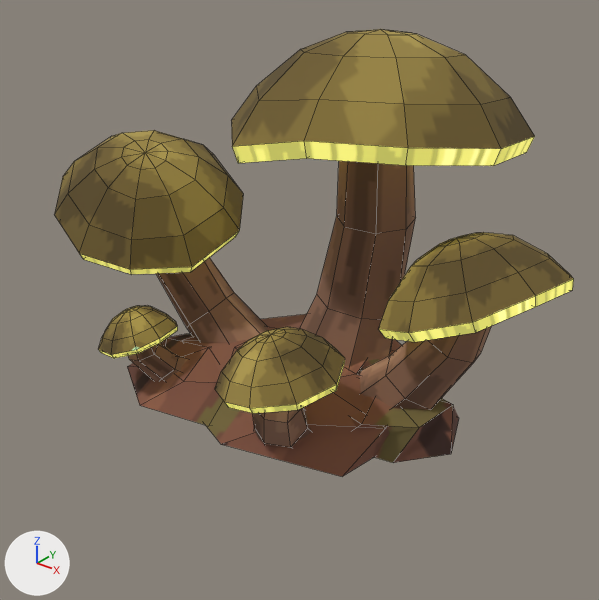
An edit to the FBX model output/anthill/models-v1/AN38-glow-cluster/SM_AN38_GlowCluster.fbx, drawn before and after from the same camera.
Both versions are drawn from a camera (50 mm lens) standing at (1.071, -1.333, 1.044) and looking at (0.049, -0.056, 0.252). Arrows for +X, +Y and +Z are at lower left; the lights stay in place. The older version comes first. Mesh edges are drawn as thin lines. Where no turn or scale is listed for an object, it has been applied to the vertices.

Objects in the first picture: 'AN38a_Props', 'AN38a_Root'.
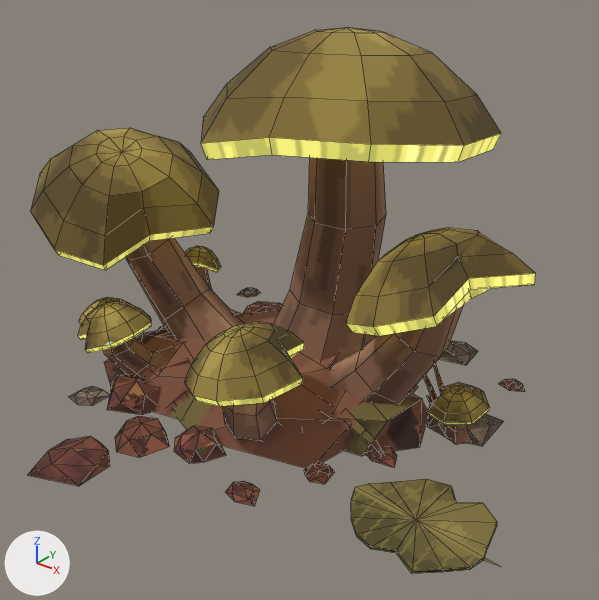
Boxes [x1, y1, x2, y2] around the edits, measured in the pictures (599 x 600 px; the box of a moved part takes in the faces that stretch with it):
'AN38a_Props', reshaped (30% taller)
    before: [54, 29, 574, 448]
    after: [28, 27, 536, 573]
'AN38a_Root', reshaped
    before: [127, 314, 459, 477]
    after: [104, 310, 429, 468]
part 1 of me_an38a_root, moved or reshaped
    before: [192, 314, 389, 477]
    after: [166, 310, 418, 468]
part 2 of me_an38a_root, moved or reshaped
    before: [127, 333, 223, 425]
    after: [104, 329, 195, 419]
part 3 of me_an38a_root, moved or reshaped
    before: [350, 396, 459, 463]
    after: [320, 390, 429, 456]
part 4 of me_an38a_root, moved or reshaped (mostly hidden)
    before: [390, 339, 402, 355]
    after: [364, 334, 373, 346]
part 5 of me_an38a_root, added (mostly hidden)
    after: [157, 327, 190, 405]
part 6 of me_an38a_root, added
    after: [342, 408, 383, 455]
part 7 of me_an38a_props, moved or reshaped
    before: [300, 161, 416, 367]
    after: [273, 158, 386, 361]
part 8 of me_an38a_props, moved or reshaped
    before: [156, 257, 268, 343]
    after: [125, 238, 243, 339]
part 9 of me_an38a_props, moved or reshaped
    before: [360, 326, 492, 410]
    after: [331, 304, 464, 404]
part 10 of me_an38a_props, moved or reshaped
    before: [253, 407, 312, 448]
    after: [222, 399, 281, 441]
part 11 of me_an38a_props, moved or reshaped
    before: [128, 343, 188, 381]
    after: [103, 337, 162, 375]
part 12 of me_an38a_props, rebuilt (8% narrower)
    before: [215, 327, 345, 413]
    after: [185, 321, 304, 406]
part 13 of me_an38a_props, rebuilt
    before: [54, 130, 244, 275]
    after: [30, 128, 219, 270]
part 14 of me_an38a_props, rebuilt
    before: [231, 29, 535, 166]
    after: [201, 27, 501, 162]
part 15 of me_an38a_props, rebuilt (7% narrower)
    before: [98, 305, 178, 358]
    after: [78, 301, 152, 353]
part 16 of me_an38a_props, rebuilt
    before: [379, 232, 574, 342]
    after: [346, 228, 536, 336]
part 17 of me_an38a_props, added
    after: [28, 246, 525, 573]

Diff of the bpy script that builds the scene:
```diff
--- a/output/anthill/models-v1/AN38-glow-cluster/SM_AN38_GlowCluster.fbx.py
+++ b/output/anthill/models-v1/AN38-glow-cluster/SM_AN38_GlowCluster.fbx.py
@@ me_an38a_root @@
 # used by ob_an38a_root; location = (0.0, 0.0, 0.0)
-me_an38a_root.from_pydata(...)  # 70 vertices, 66 faces; spans x -0.373..0.431, y -0.308..0.258, z 0.0..0.131
+me_an38a_root.from_pydata(...)  # 232 vertices, 185 faces; spans x -0.447..0.368, y -0.329..0.294, z 0.0..0.131
+# me_an38a_root part 1: the loose piece of 25 vertices spanning x -0.308..0.327, y -0.301..0.258, z 0.0..0.131 is moved by (-0.063, -0.021, 0.0)
+# me_an38a_root part 2: the loose piece of 15 vertices spanning x -0.373..0.068, y -0.308..0.03, z 0.0..0.09 is moved by (-0.063, -0.021, 0.0)
+# me_an38a_root part 3: the loose piece of 15 vertices spanning x 0.063..0.431, y -0.155..0.122, z 0.0..0.1 is moved by (-0.063, -0.021, 0.0)
+# me_an38a_root part 4: the loose piece of 15 vertices spanning x -0.058..0.243, y 0.012..0.255, z 0.0..0.08 is moved by (-0.063, -0.021, 0.0)
+# me_an38a_root part 5: 81 vertices added at x -0.447..-0.091, y -0.291..0.233, z 0.0..0.081
+# me_an38a_root part 6: 51 vertices added at x 0.101..0.336, y -0.229..0.017, z 0.0..0.091
+# other edits to the shape of me_an38a_root do not show in these pictures
 me_an38a_root.materials.append(mat_m_ant_root)
@@ me_an38a_props @@
 # used by ob_an38a_props; location = (0.0, 0.0, 0.0)
-me_an38a_props.from_pydata(...)  # 550 vertices, 560 faces; spans x -0.605..0.605, y -0.398..0.398, z 0.0..0.811
+me_an38a_props.from_pydata(...)  # 1472 vertices, 1597 faces; spans x -0.669..0.669, y -0.62..0.62, z 0.0..0.811
+# me_an38a_props part 7: the loose piece of 28 vertices spanning x -0.054..0.21, y -0.078..0.2, z 0.0..0.63 is moved by (-0.063, -0.021, 0.0)
+# me_an38a_props part 8: the loose piece of 28 vertices spanning x -0.443..-0.048, y -0.141..0.066, z 0.0..0.422 is moved by (-0.063, -0.021, 0.0)
+# me_an38a_props part 9: the loose piece of 28 vertices spanning x 0.138..0.479, y -0.092..0.088, z 0.0..0.377 is moved by (-0.063, -0.021, 0.0)
+# me_an38a_props part 10: the loose piece of 28 vertices spanning x 0.04..0.216, y -0.32..-0.13, z 0.0..0.226 is moved by (-0.063, -0.021, 0.0)
+# me_an38a_props part 11: the loose piece of 28 vertices spanning x -0.303..-0.125, y -0.28..-0.113, z 0.0..0.158 is moved by (-0.063, -0.021, 0.0)
+# me_an38a_props part 12: the loose piece of 82 vertices spanning x 0.049..0.306, y -0.398..-0.134, z 0.16..0.296 is rebuilt with 82 vertices and now spans x -0.014..0.243, y -0.419..-0.155, z 0.16..0.296
+# me_an38a_props part 13: the loose piece of 82 vertices spanning x -0.605..-0.167, y -0.296..0.143, z 0.277..0.545 is rebuilt with 82 vertices and now spans x -0.669..-0.23, y -0.317..0.122, z 0.293..0.545
+# me_an38a_props part 14: the loose piece of 82 vertices spanning x -0.162..0.432, y -0.194..0.398, z 0.534..0.811 is rebuilt with 82 vertices and now spans x -0.225..0.368, y -0.215..0.297, z 0.534..0.811
+# me_an38a_props part 15: the loose piece of 82 vertices spanning x -0.366..-0.183, y -0.348..-0.145, z 0.104..0.206 is rebuilt with 82 vertices and now spans x -0.429..-0.246, y -0.369..-0.166, z 0.104..0.206
+# me_an38a_props part 16: the loose piece of 82 vertices spanning x 0.258..0.605, y -0.177..0.192, z 0.26..0.475 is rebuilt with 82 vertices and now spans x 0.195..0.542, y -0.198..0.171, z 0.26..0.475
+# me_an38a_props part 17: 922 vertices added at x -0.615..0.669, y -0.62..0.62, z 0.0..0.174
 me_an38a_props.materials.append(mat_m_ant_props)
```
